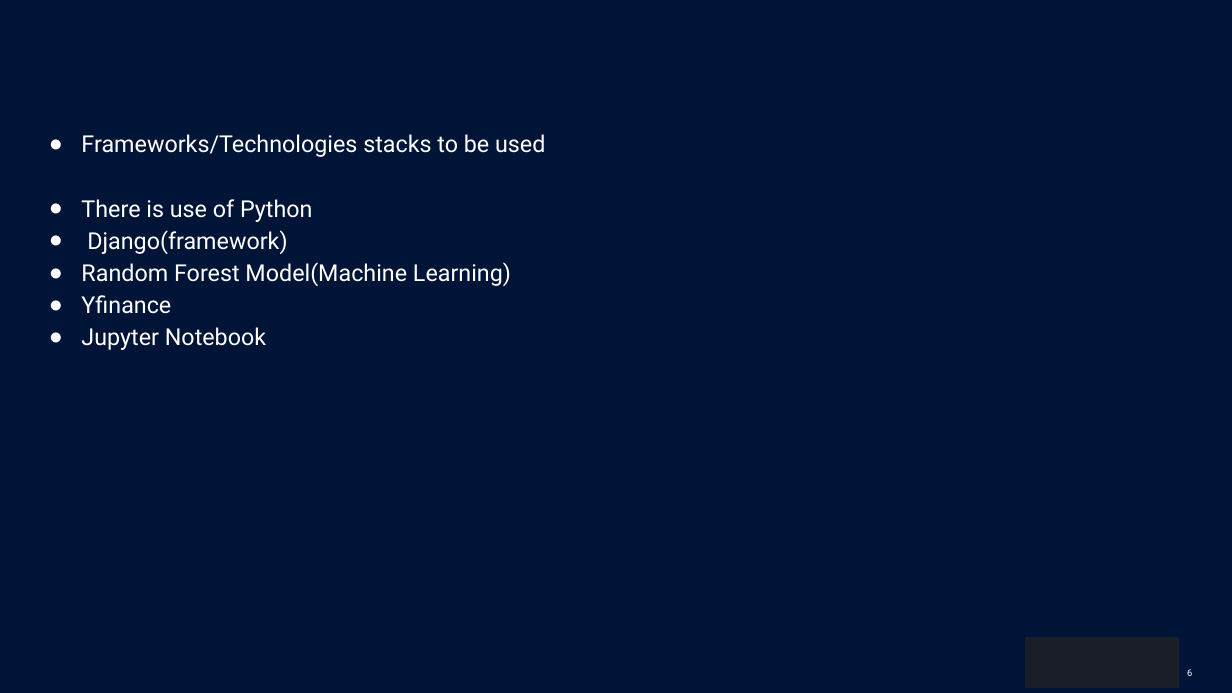
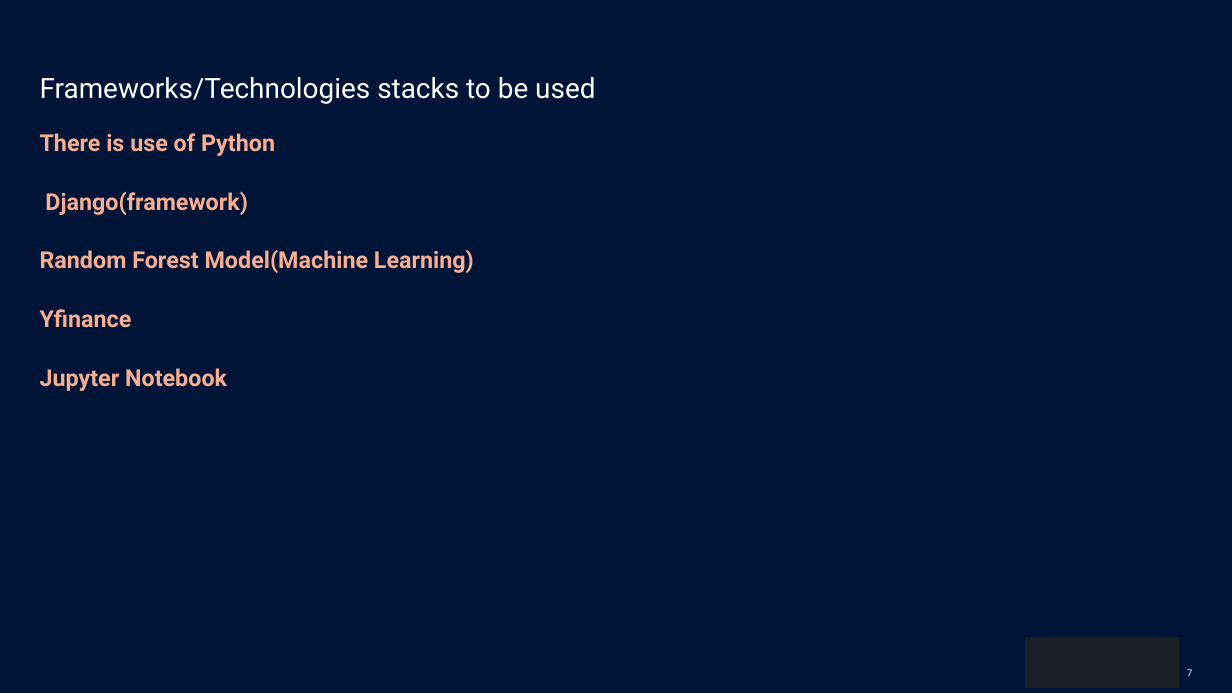
Before and after one commit to Aditya-aot/Hackathon-ION, a slide deck: slide 7 of HackerEarth_Idea_Submission_Template24414bb.pptx (slide 6 before the commit). Drawn at 1232x693 pixels with LibreOffice and Linux fonts; fonts in the diff are those of the drawing; background and template pictures are left out. Boxes give left, top, right and bottom in pixels: in the first picture for what was removed or moved away, otherwise in the second. Text is boxed around its words. In the diff, an @@ line names an element or a change of style, - is before the commit and + after.

```diff
--- a/HackerEarth_Idea_Submission_Template24414bb.pptx
+++ b/HackerEarth_Idea_Submission_Template24414bb.pptx
@@ title added at (x1=40, y1=77, x2=595, y2=104), 24 pt, text #FFFFFF @@
+Frameworks/Technologies stacks to be used
@@ text "There is use of Python" at (x1=40, y1=133, x2=474, y2=391): text colour #FFFFFF to #F9AE91, bold on; bullet ● to none; line spacing 1.15 to 1.1; more space between paragraphs @@
@@ text at (x1=81, y1=134, x2=545, y2=157): paragraph removed @@
-● Frameworks/Technologies stacks to be used
@@ page number at (x1=1187, y1=669, x2=1192, y2=676): text changed @@
-              6
+              7
```
Also in this commit, not shown: 2 other slides changed, 2 slides added.
